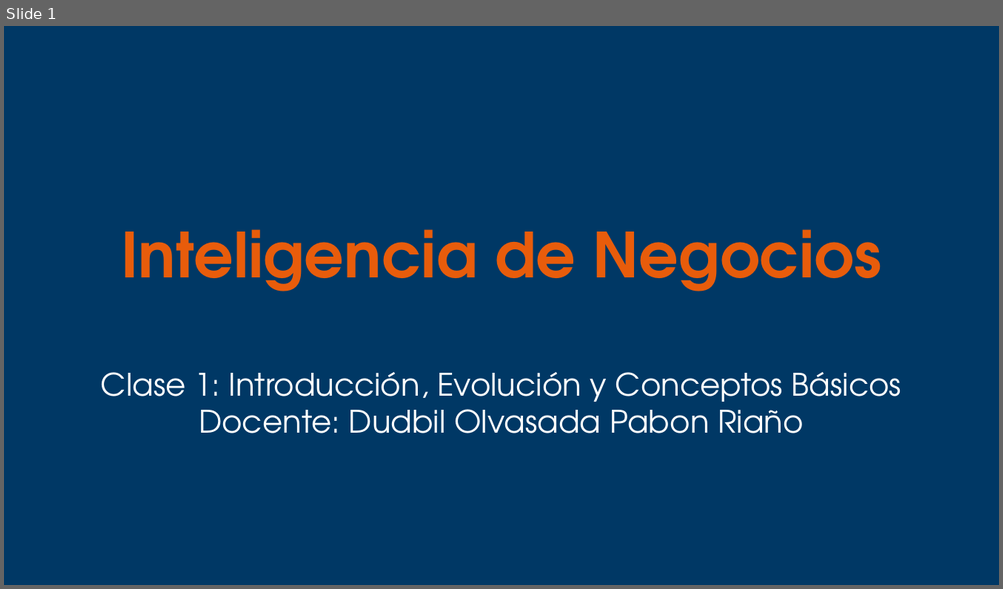
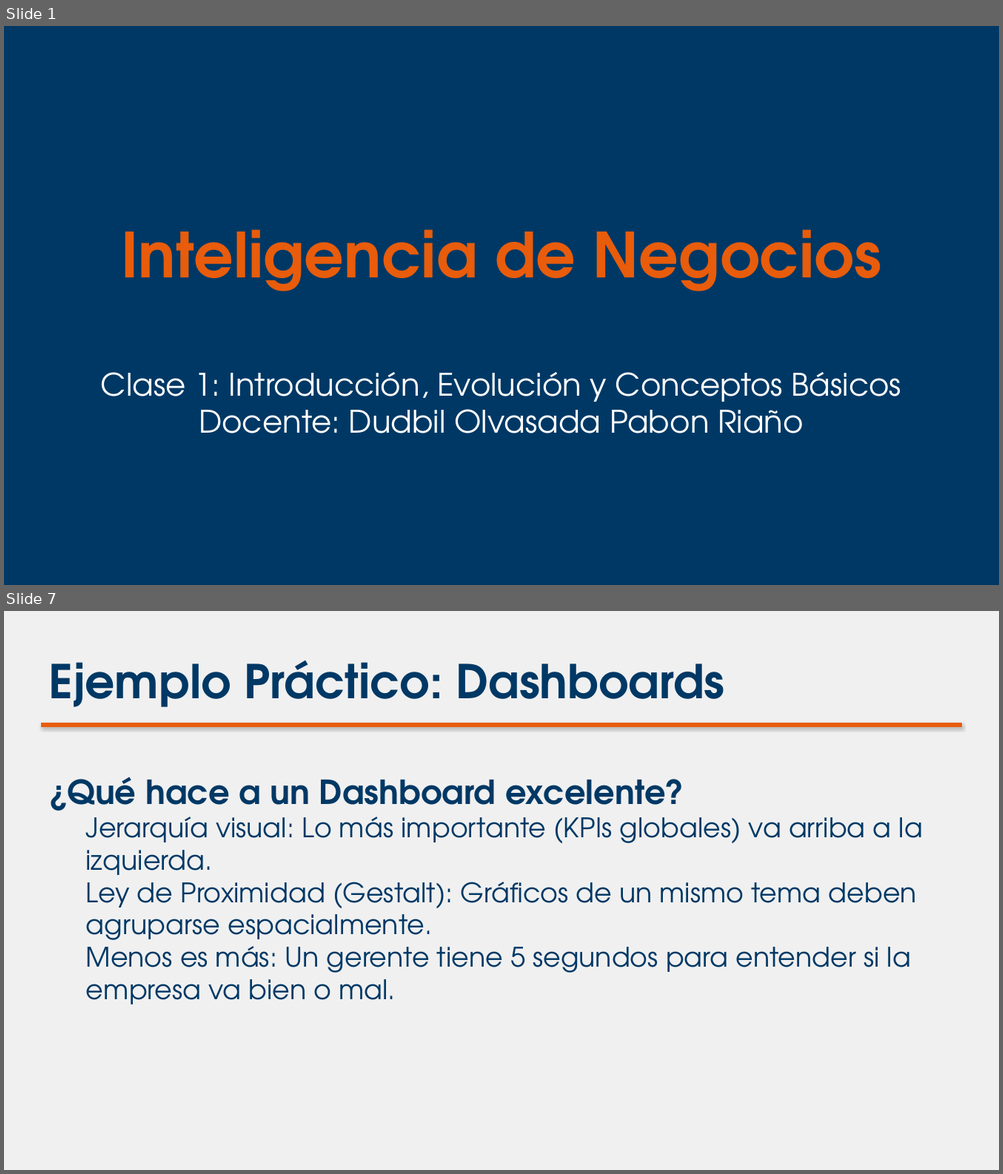
Before and after one commit to dudbilopr/Inteligencia-de-negocios, a slide deck: Semanas/Semana_1/diapositivas_semana_1.pptx. Shown one above the other, each under a label of ours: slide 1 before the commit, slides 1 and 7 after it; the slides between them are not shown. The pictures are 1003x589 and 1003x1174 pixels, drawn with LibreOffice and Linux fonts; fonts in the diff are those of the drawing. Boxes give left, top, right and bottom in pixels: in the first picture for what was removed or moved away, otherwise in the second. Text is boxed around its words. In the diff, an @@ line names an element or a change of style, - is before the commit and + after.

```diff
--- a/Semanas/Semana_1/diapositivas_semana_1.pptx
+++ b/Semanas/Semana_1/diapositivas_semana_1.pptx
@@ slide 7 added at [4,611,999,1170], background #F0F0F0 @@
@@ text added at [48,661,724,707], 45 pt, text #003865, bold @@
+Ejemplo Práctico: Dashboards
@@ rectangle added at [41,723,962,726], fill #E85C0B, outline #E85C0B 0.75 pt @@
@@ text added at [48,777,922,1005], 26 pt, text #003865 @@
+¿Qué hace a un Dashboard excelente?
+  Jerarquía visual: Lo más importante (KPIs globales) va arriba a la izquierda.
+  Ley de Proximidad (Gestalt): Gráficos de un mismo tema deben agruparse espacialmente.
+  Menos es más: Un gerente tiene 5 segundos para entender si la empresa va bien o mal.
```
Also in this commit, not shown: 4 slides changed, 1 other slide added, 1 slide removed, 4 other files.
